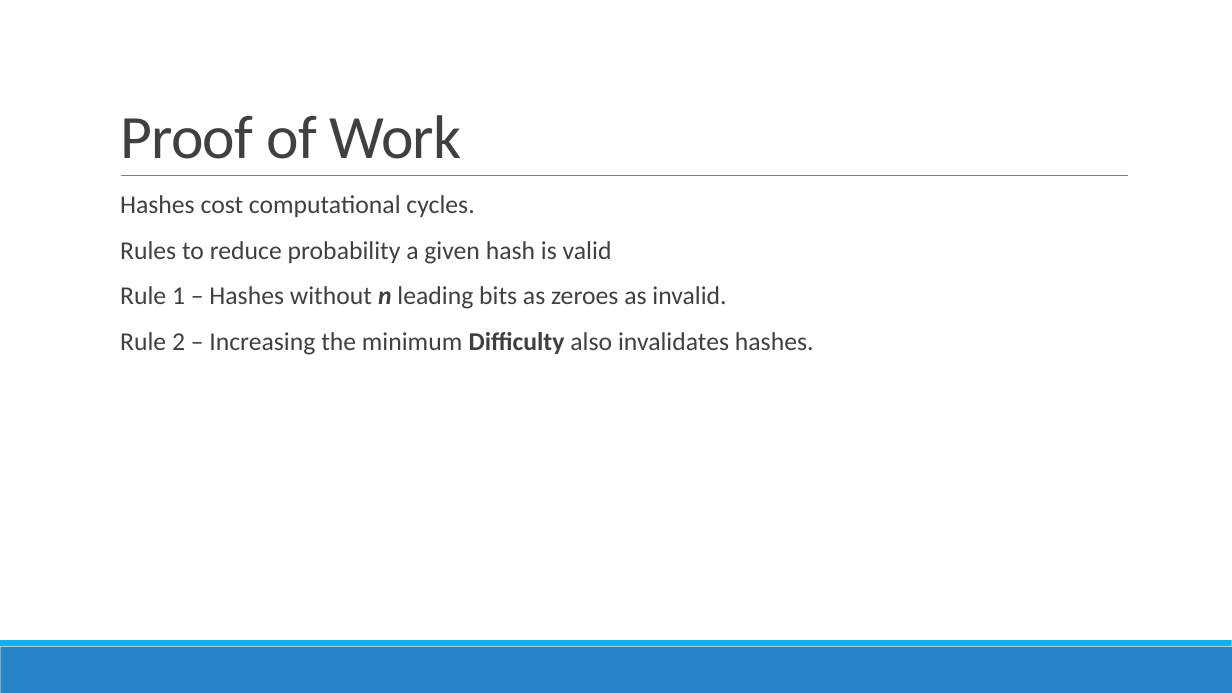
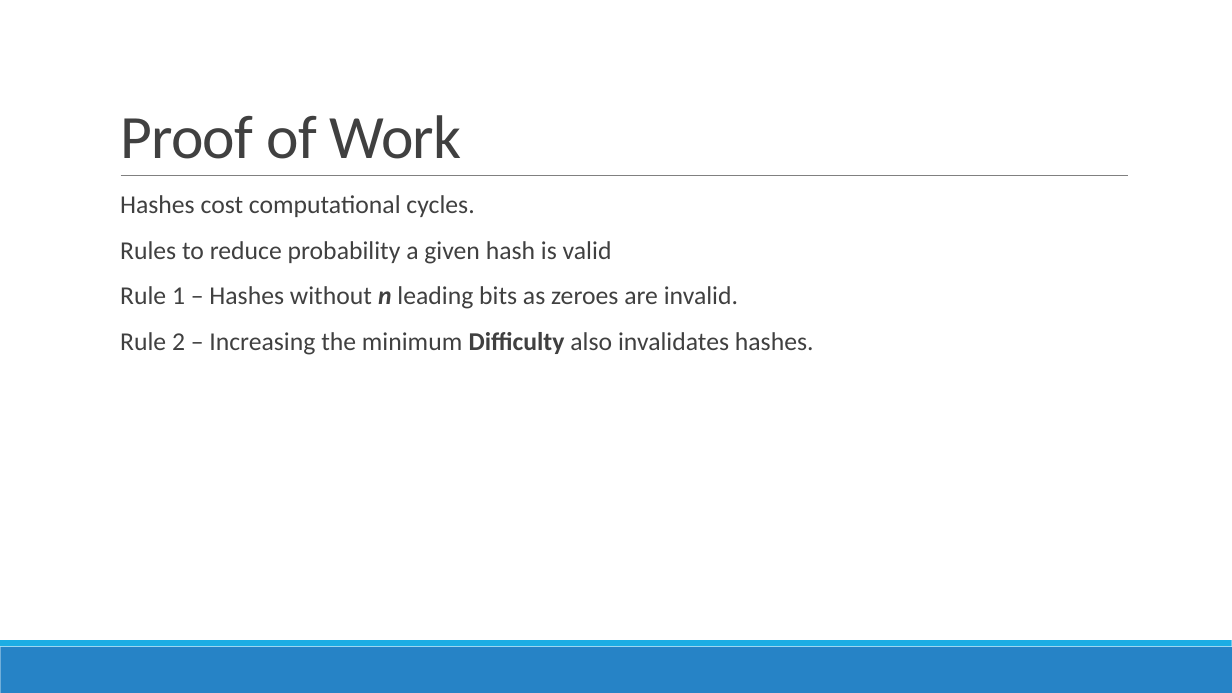
Before and after one commit to ondrejbalas/blockchain, a slide deck: slide 35 of Slides.pptx (slide 34 before the commit). Drawn at 1232x693 pixels with LibreOffice and Linux fonts; fonts in the diff are those of the drawing. Boxes give left, top, right and bottom in pixels: in the first picture for what was removed or moved away, otherwise in the second. Text is boxed around its words. In the diff, an @@ line names an element or a change of style, - is before the commit and + after.

```diff
--- a/Slides.pptx
+++ b/Slides.pptx
@@ text at <box>120,286,738,309</box>: text changed @@
-  Rule 1 – Hashes without n leading bits as zeroes as invalid.
+  Rule 1 – Hashes without n leading bits as zeroes are invalid.
```
Also in this commit, not shown: 3 other slides changed, 1 slide added, 3 other files.
